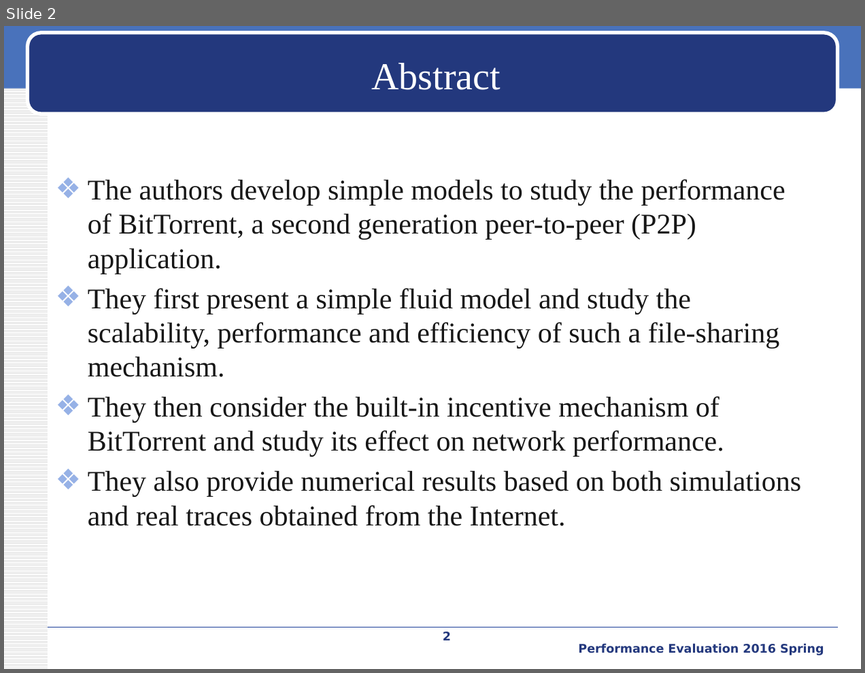
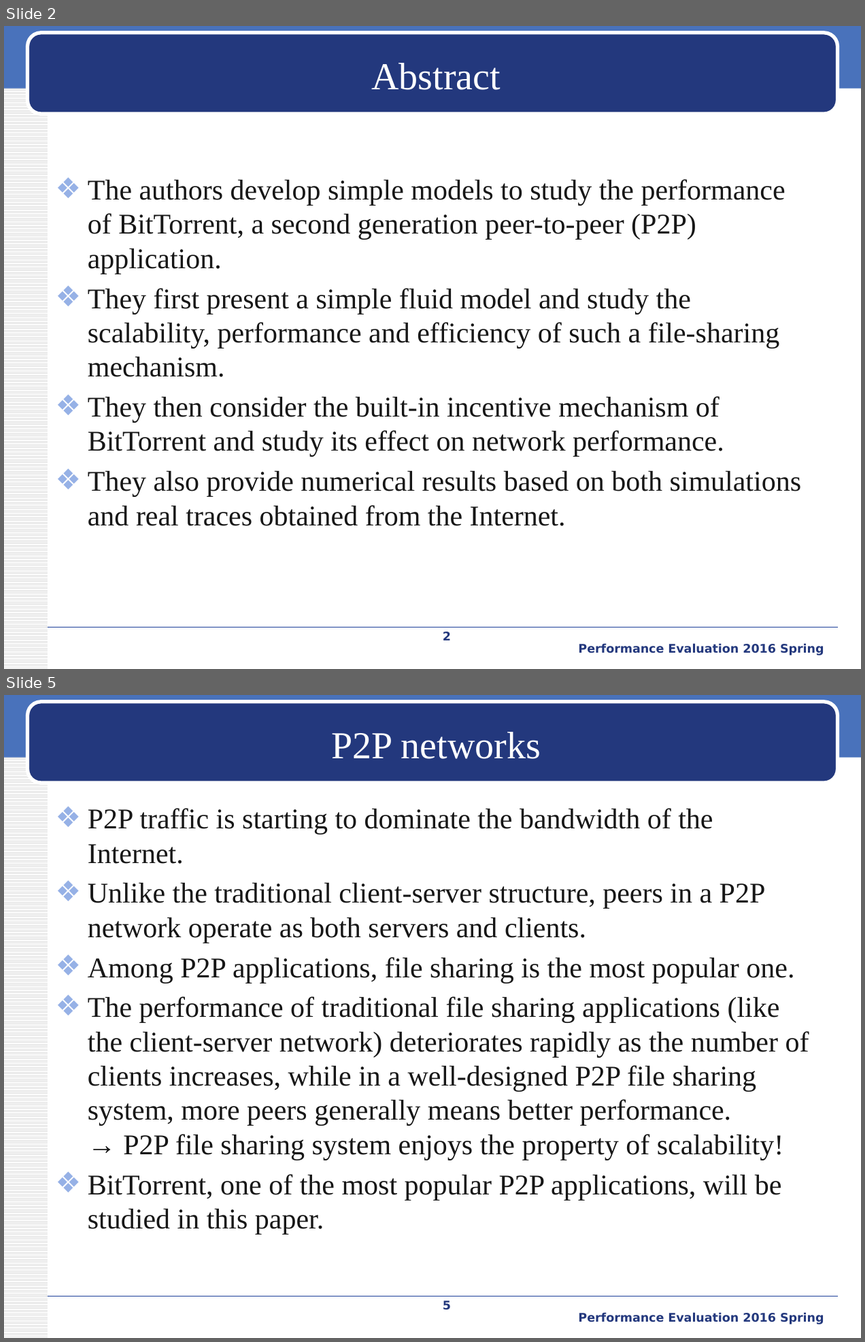
Before and after one commit to iamyuanchung/PE_104_2, a slide deck: final/BT-like-peer2peer.pptx. Shown one above the other, each under a label of ours: slide 2 before the commit, slides 2 and 5 after it; the slides between them are not shown. The pictures are 865x673 and 865x1342 pixels, drawn with LibreOffice and Linux fonts; fonts in the diff are those of the drawing; background and template pictures are left out. Boxes give left, top, right and bottom in pixels: in the first picture for what was removed or moved away, otherwise in the second. Text is boxed around its words. In the diff, an @@ line names an element or a change of style, - is before the commit and + after.

```diff
--- a/final/BT-like-peer2peer.pptx
+++ b/final/BT-like-peer2peer.pptx
@@ slide 5 added at [4, 695, 861, 1338], background #FFFFFF; not listed: 4 template elements that a slide beside it also shows @@
@@ title added at [332, 732, 541, 759], 32 pt, text #FFFFFF @@
+P2P networks
@@ text added at [88, 808, 809, 1234], 24 pt, text #161616 @@
+❖ P2P traffic is starting to dominate the bandwidth of the Internet.
+❖ Unlike the traditional client-server structure, peers in a P2P network operate as both servers and clients.
+❖ Among P2P applications, file sharing is the most popular one.
+❖ The performance of traditional file sharing applications (like the client-server network) deteriorates rapidly as the number of clients increases, while in a well-designed P2P file sharing system, more peers generally means better performance.
+  → P2P file sharing system enjoys the property of scalability!
+❖ BitTorrent, one of the most popular P2P applications, will be studied in this paper.
@@ page number added at [443, 1300, 451, 1310], 10 pt, text #23387D, bold @@
+5
@@ text added at [578, 1312, 824, 1324], 10 pt, text #23387D, bold @@
+Performance Evaluation 2016 Spring
```
Also in this commit, not shown: 1 slide changed, 4 other slides added.
